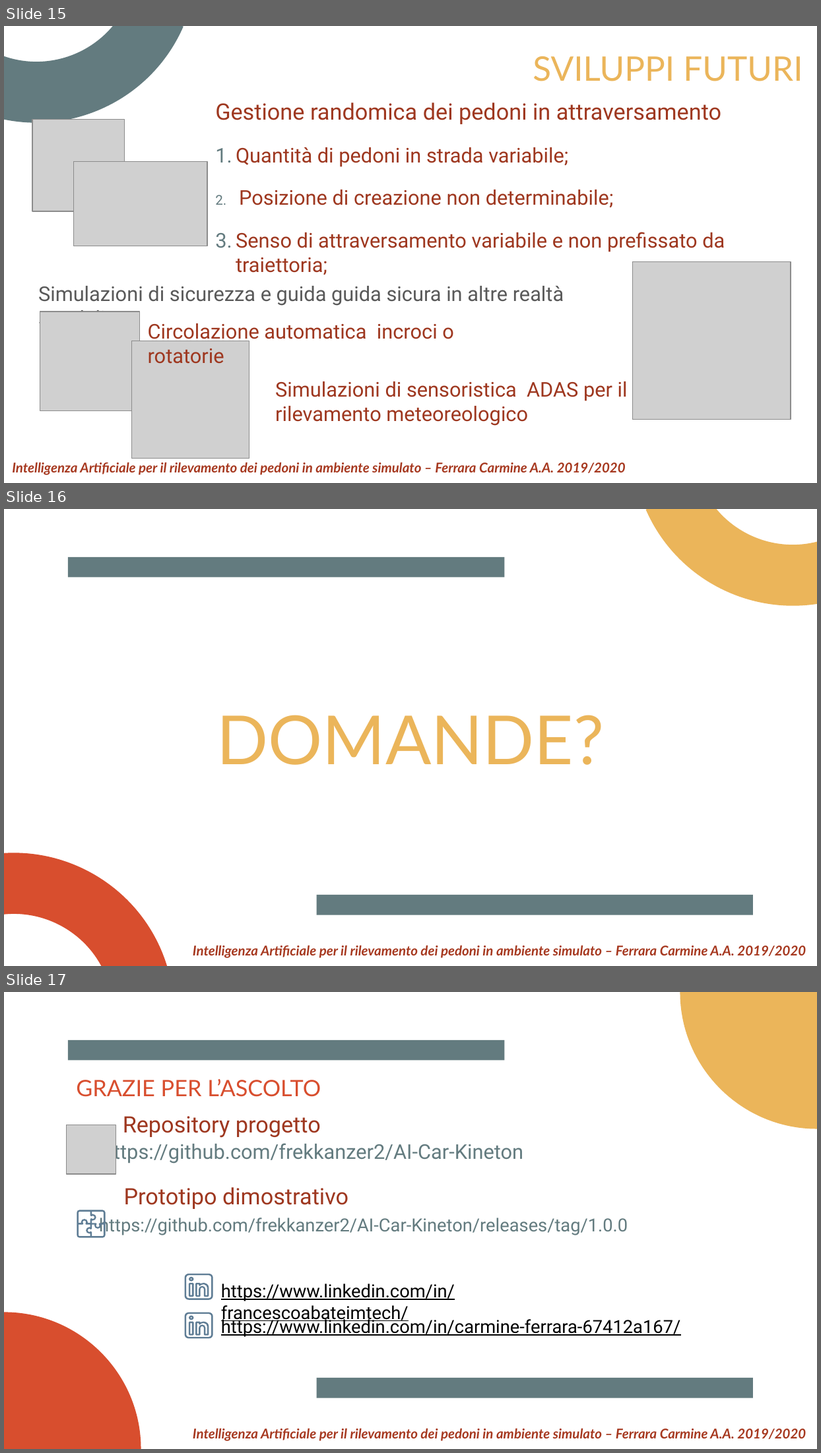
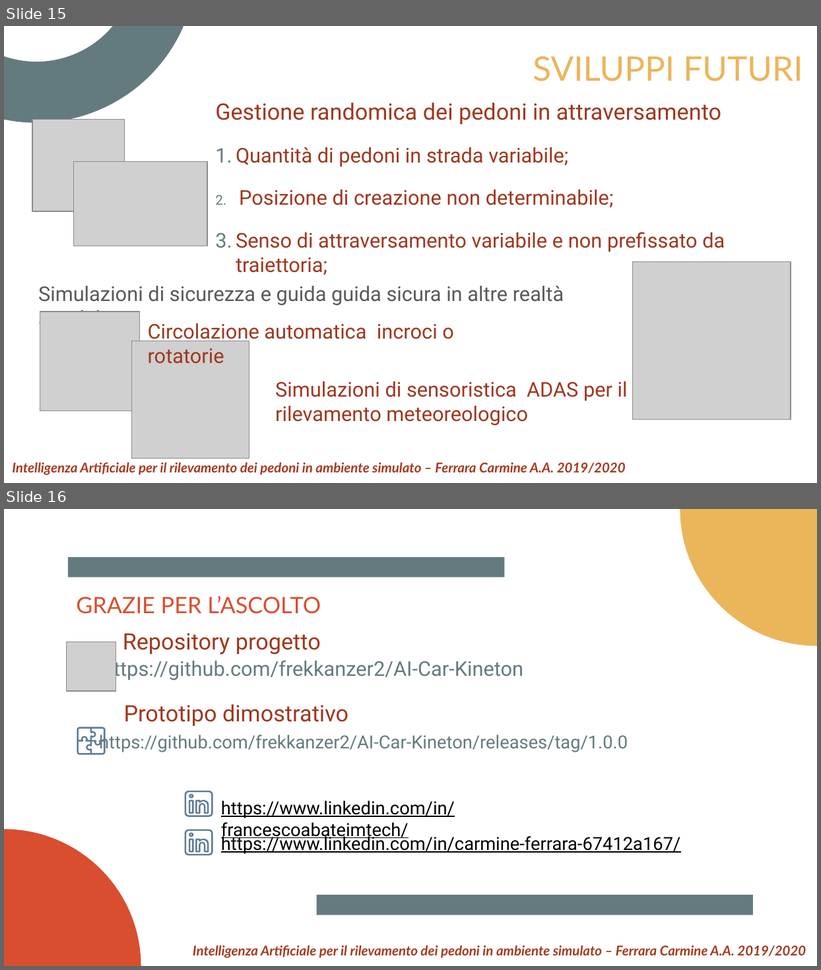
Before and after one commit to frekkanzer2/AI-Car-Kineton, a slide deck: media/documents/CrossWalk/TESI - INTELLIGENZA ARTIFICIALE PER IL RILEVAMENTO DEI PEDONI IN AMBIENTE SIMULATO.pptx. Shown one above the other, each under a label of ours: slides 15, 16 and 17 before the commit, slides 15 and 16 after it. The pictures are 821x1453 and 821x970 pixels, drawn with LibreOffice and Linux fonts; fonts in the diff are those of the drawing; grey boxes stand for pictures. Boxes give left, top, right and bottom in pixels: in the first picture for what was removed or moved away, otherwise in the second. Text is boxed around its words. In the diff, an @@ line names an element or a change of style, - is before the commit and + after.

```diff
--- a/media/documents/CrossWalk/TESI - INTELLIGENZA ARTIFICIALE PER IL RILEVAMENTO DEI PEDONI IN AMBIENTE SIMULATO.pptx
+++ b/media/documents/CrossWalk/TESI - INTELLIGENZA ARTIFICIALE PER IL RILEVAMENTO DEI PEDONI IN AMBIENTE SIMULATO.pptx
@@ slide 16 removed at (4,509,817,966), background #FFFFFF; not listed: 2 template elements that a slide beside it also shows @@
@@ freeform shape removed at (646,509,817,656) @@
@@ title removed at (217,715,605,765) @@
-DOMANDE?
@@ freeform shape removed at (4,817,168,966) @@
@@ text removed at (193,945,806,958) @@
-Intelligenza Artificiale per il rilevamento dei pedoni in ambiente simulato – Ferrara Carmine A.A. 2019/2020
@@ what was slide 17 is now slide 16 @@
```
